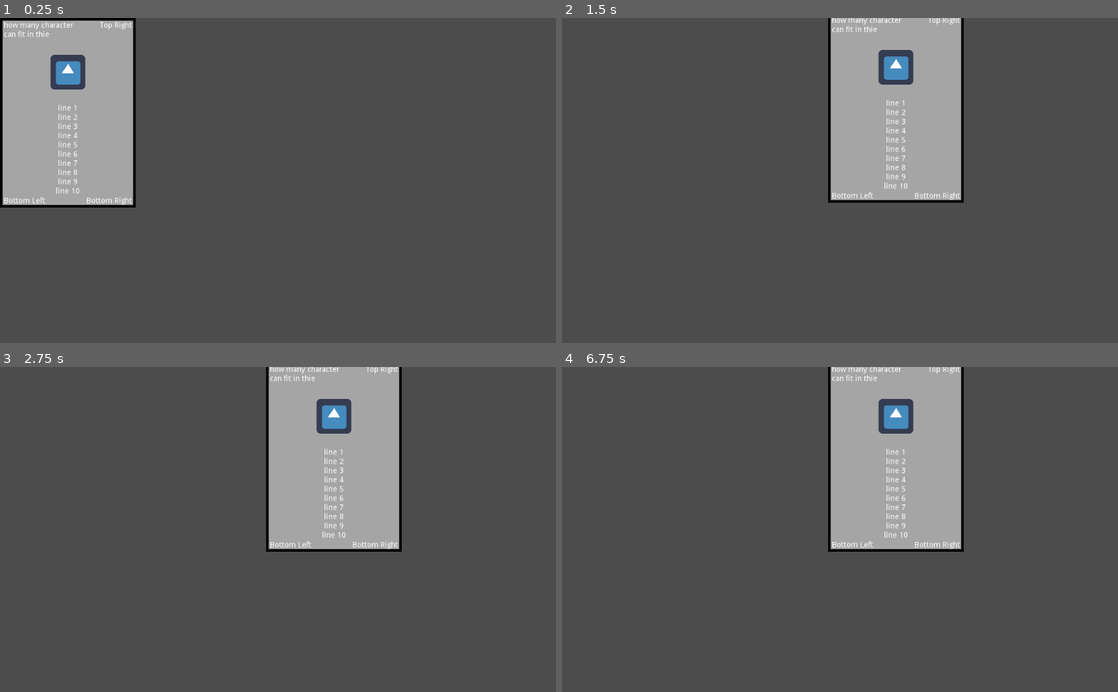
Above: before the commit, frames 1-4 (two rows, left to right).
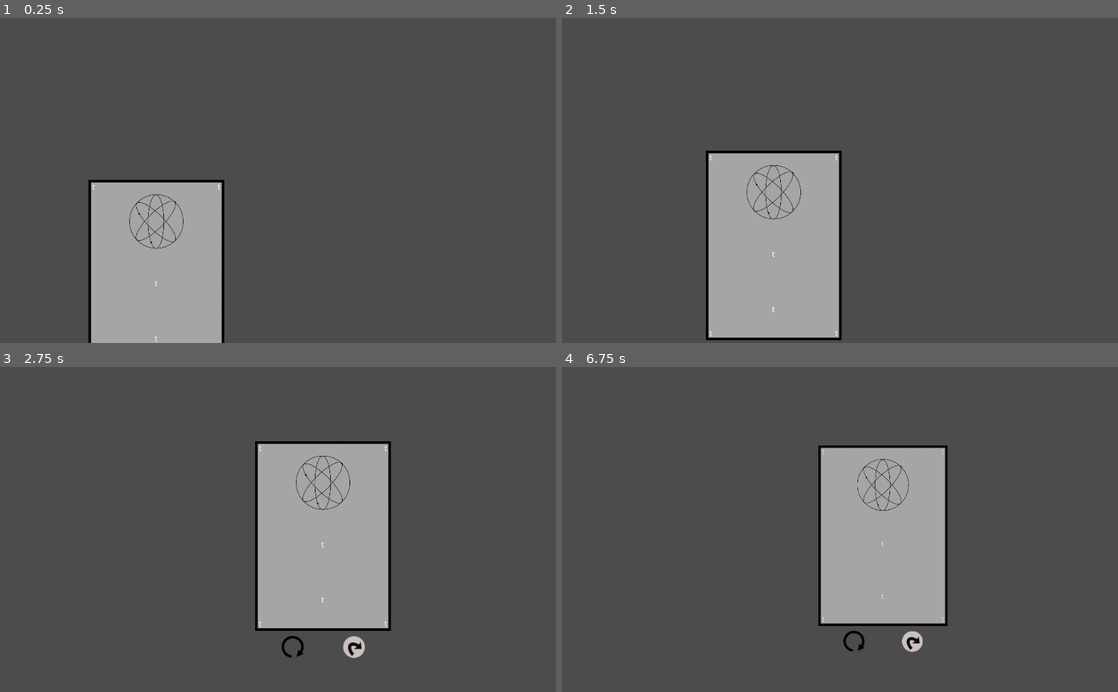
Above: after the commit, the same moments.

Repository: marshallcouch/jackbox_style_game
Game: Godot game, scene res://Board.tscn
The game is run twice, just before and just after one commit, with the same random seed, the same clock (stepped at 60 frames per second) and the same inputs. Before the commit the project starts from res://cards/CardBase.tscn. The engine's default icon, where the game draws it, is replaced by a stand-in: a white triangle on a blue panel in a dark square.
Inputs (mouse positions are in pixels of both pictures, inside the frame that each line leads up to):
- Up to frame 1 (0.25 s): no input
- Up to frame 2 (1.5 s): tap Enter at 0.5 s; drag from (628, 115) to (895, 109) at 0.52 s; tap Space at 1.25 s; drag from (728, 196) to (895, 109) at 1.27 s
- Up to frame 3 (2.75 s): tap Enter at 2 s; move the mouse to (333, 458) at 2.02 s; press the mouse at (333, 458) at 2.03 s; tap Middle mouse button (ui_middle_mouse, bound only after the … at 2.3 s
- Up to frame 4 (6.75 s): release the mouse at (895, 458) at 2.75 s; tap Space at 2.75, 4.25 s; drag from (812, 594) to (673, 480) at 2.77 s; tap Enter at 3.5 s; move the mouse to (1006, 578) at 3.52 s; hold Mouse wheel down (ui_scroll_down) 3.53-4.25 s; click (1006, 578) at 3.67 s; tap Mouse wheel up (ui_scroll_up) at 3.8 s; drag from (673, 480) to (895, 458) at 4.27 s; move the mouse to (867, 529) at 5.02 s; press the mouse at (867, 529) at 5.03 s; tap Middle mouse button (ui_middle_mouse, bound only after the … at 5.3 s; release the mouse at (867, 529) at 5.75 s; drag from (756, 448) to (728, 545) at 5.77 s; move the mouse to (962, 513) at 6.52 s; hold Mouse wheel down (ui_scroll_down) from 6.53 s (still down); click (962, 513) at 6.67 s

The runs differ from the first frame. In frame 1, 25% of the frame differs, in the area x 0-41%, y 0-100%; in frame 2, 27%, in the area x 25-73%, y 0-100%; in frame 3, 14%; in frame 4, 14%.

Commit message:
tapping and flipping cards.  also got images loading properly with some scaling stuff

Diff:
--- a/card_game/Board.tscn
+++ b/card_game/Board.tscn
@@ -7,7 +7,9 @@
 [node name="Board" type="Node2D"]
 script = ExtResource( 1 )
 
+[node name="Camera2D" type="Camera2D" parent="."]
+offset = Vector2( 350, 0 )
+current = true
+script = ExtResource( 3 )
+
 [node name="CardBase" parent="." instance=ExtResource( 2 )]
-
-[node name="Camera2D" type="Camera2D" parent="."]
-script = ExtResource( 3 )
--- a/card_game/Camera2D.gd
+++ b/card_game/Camera2D.gd
@@ -1,29 +1,36 @@
 extends Camera2D
 
+var zoom_min = Vector2(.1,.1)
+var zoom_max = Vector2(2,2)
+var zoom_speed = Vector2(.05, .05)
+var previous_mouse_position = Vector2()
+var is_dragging = false
+var over_something = false
 
-# Declare member variables here. Examples:
-# var a: int = 2
-# var b: String = "text"
+func _input(event):
+	#handle dragging
+	if is_dragging and event is InputEventMouseMotion:
+		offset -= (event.position - previous_mouse_position) * zoom
+		previous_mouse_position = event.position
 
-
-# Called when the node enters the scene tree for the first time.
-
-var zoom_min = Vector2(.2,.2)
-var zoom_max = Vector2(2,2)
-var zoom_speed = Vector2(.2, .2)
-func _input(event):
-	print(event)
-	if event is not InputEventMouseButton:
+	if not event is InputEventMouseButton:
 		return
 	if not event.is_pressed():
+
+		#End dragging
+		if event.is_action_released("ui_middle_mouse"):
+			previous_mouse_position = event.position
+			is_dragging = false
 		return
-	if event.button_index == BUTTON_WHEEL_UP
-		zoom < zoom_max:
-			zoom = zoom-zoom_speed
-	elif event.button_index == BUTTON_WHEEL_DOWN
-		zoom > zoom_min:
-			zoom = zoom-zoom_speed
 
-# Called every frame. 'delta' is the elapsed time since the previous frame.
-#func _process(delta: float) -> void:
-#	pass
+	if event.is_action_pressed("ui_scroll_down"):
+		if zoom < zoom_max:
+			zoom += zoom_speed
+	elif event.is_action_pressed("ui_scroll_up"):
+		if zoom > zoom_min:
+			zoom -= zoom_speed
+
+	#start dragging
+	elif event.is_action_pressed("ui_middle_mouse"):
+		is_dragging = true
+		previous_mouse_position = event.position
--- a/card_game/cards/CardBase.gd
+++ b/card_game/cards/CardBase.gd
@@ -4,20 +4,23 @@
 # Declare member variables here. Examples:
 # var a: int = 2
 # var b: String = "text"
-var TopLeft: String = ""
-var TopRight: String = ""
-var Middle: String = ""
-var BottomRight: String = ""
-var BottomLeft: String = ""
+
 
 
 # Called when the node enters the scene tree for the first time.
 func _ready() -> void:
-	pass # Replace with function body.
-
-
-
-
-# Called every frame. 'delta' is the elapsed time since the previous frame.
-#func _process(delta: float) -> void:
-#	pass
+	$top_left_label.text = "t"
+	$top_right_label.text = "t"
+	$middle_label.text = "t\n\n\n\n\n\nt"
+	$bottom_left_label.text = "t"
+	$bottom_right_label.text = "t"
+	$card_image.texture = load("res://assets/cards/energy.png")
+	if $card_image.texture.get_height() > $card_image.texture.get_width():
+		$card_image.scale *= 100.0/$card_image.texture.get_height()
+	else:
+		$card_image.scale *= 100.0/$card_image.texture.get_width()
+	$card_image.offset.x = 125/$card_image.scale.x
+	$card_image.offset.y = ($card_image.texture.get_height()*$card_image.scale.y)+180
+	$card_image.centered = true
+	print($card_image.texture.get_height())
+	print($card_image.texture.get_width())
--- a/card_game/cards/CardBase.tscn
+++ b/card_game/cards/CardBase.tscn
@@ -1,22 +1,53 @@
-[gd_scene load_steps=6 format=2]
+[gd_scene load_steps=12 format=2]
 
 [ext_resource path="res://cards/CardBase.gd" type="Script" id=1]
-[ext_resource path="res://icon.png" type="Texture" id=2]
+[ext_resource path="res://assets/cards/energy.png" type="Texture" id=2]
 [ext_resource path="res://assets/cards/blankcard.png" type="Texture" id=3]
 [ext_resource path="res://cards/Draggable.gd" type="Script" id=4]
+[ext_resource path="res://assets/cards/cardback.png" type="Texture" id=5]
+[ext_resource path="res://assets/cards/flip.png" type="Texture" id=6]
+[ext_resource path="res://assets/cards/tap.png" type="Texture" id=7]
 
 [sub_resource type="RectangleShape2D" id=1]
 extents = Vector2( 125, 175 )
 
-[node name="Draggable" type="Area2D"]
+[sub_resource type="RectangleShape2D" id=2]
+extents = Vector2( 30, 30 )
+
+[sub_resource type="RectangleShape2D" id=3]
+extents = Vector2( 30, 30 )
+
+[sub_resource type="Theme" id=4]
+
+[node name="draggable_card" type="Area2D"]
+position = Vector2( 1, -1 )
 script = ExtResource( 4 )
 
-[node name="CollisionShape" type="CollisionShape2D" parent="."]
+[node name="card_collision_box" type="CollisionShape2D" parent="."]
 modulate = Color( 0.513726, 0.564706, 0.705882, 1 )
-position = Vector2( 124, 177 )
+position = Vector2( 125, 175 )
 shape = SubResource( 1 )
 
-[node name="CardBase" type="Container" parent="."]
+[node name="tap_box" type="CollisionShape2D" parent="."]
+position = Vector2( 183, 380 )
+shape = SubResource( 2 )
+
+[node name="tap_box_sprite" type="Sprite" parent="tap_box"]
+position = Vector2( -0.999985, 3.05176e-05 )
+scale = Vector2( 0.571429, 0.571429 )
+texture = ExtResource( 7 )
+
+[node name="flip_box" type="CollisionShape2D" parent="."]
+position = Vector2( 67, 380 )
+rotation = 1.5708
+shape = SubResource( 3 )
+
+[node name="Flip" type="Sprite" parent="flip_box"]
+position = Vector2( -0.453125, -1.97311 )
+scale = Vector2( 0.15643, 0.15643 )
+texture = ExtResource( 6 )
+
+[node name="card_base" type="Container" parent="."]
 show_behind_parent = true
 margin_right = 250.0
 margin_bottom = 350.0
@@ -24,23 +55,31 @@
 mouse_filter = 2
 script = ExtResource( 1 )
 
-[node name="CardBackground" type="Sprite" parent="CardBase"]
+[node name="card_background" type="Sprite" parent="card_base"]
 texture = ExtResource( 3 )
 offset = Vector2( 125, 175 )
 
-[node name="TopLeft" type="Label" parent="CardBase"]
+[node name="card_image" type="Sprite" parent="card_base"]
+modulate = Color( 0, 0, 0, 1 )
+self_modulate = Color( 0, 0, 0, 1 )
+texture = ExtResource( 2 )
+offset = Vector2( 125, 40 )
+
+[node name="top_left_label" type="Label" parent="card_base"]
 margin_left = 7.0
 margin_top = 7.0
 margin_right = 157.0
 margin_bottom = 38.0
+theme = SubResource( 4 )
 text = "how many character can fit in thie"
 autowrap = true
 
-[node name="Middle" type="Label" parent="CardBase"]
+[node name="middle_label" type="Label" parent="card_base"]
 margin_left = 5.0
 margin_top = 160.0
 margin_right = 245.0
 margin_bottom = 327.0
+theme = SubResource( 4 )
 text = "line 1
 line 2
 line 3
@@ -58,32 +97,36 @@
 clip_text = true
 max_lines_visible = 10
 
-[node name="TopRight" type="Label" parent="CardBase"]
+[node name="top_right_label" type="Label" parent="card_base"]
 margin_left = 143.0
 margin_top = 7.0
 margin_right = 243.0
 margin_bottom = 21.0
+theme = SubResource( 4 )
 text = "Top Right"
 align = 2
 max_lines_visible = 2
 
-[node name="BottomLeft" type="Label" parent="CardBase"]
+[node name="bottom_left_label" type="Label" parent="card_base"]
 margin_left = 7.0
 margin_top = 331.0
 margin_right = 83.0
 margin_bottom = 345.0
+theme = SubResource( 4 )
 text = "Bottom Left"
 
-[node name="BottomRight" type="Label" parent="CardBase"]
+[node name="bottom_right_label" type="Label" parent="card_base"]
 margin_left = 143.0
 margin_top = 331.0
 margin_right = 243.0
 margin_bottom = 345.0
+theme = SubResource( 4 )
 text = "Bottom Right"
 align = 2
 
-[node name="Image" type="Sprite" parent="CardBase"]
-texture = ExtResource( 2 )
-offset = Vector2( 125, 100 )
+[node name="card_back_sprite" type="Sprite" parent="card_base"]
+visible = false
+position = Vector2( 123, 176 )
+texture = ExtResource( 5 )
 
 [connection signal="input_event" from="." to="." method="_on_Draggable_input_event"]
--- a/card_game/cards/Draggable.gd
+++ b/card_game/cards/Draggable.gd
@@ -12,11 +12,31 @@
 	pass # Replace with function body.
 
 func _on_Draggable_input_event(viewport, event, shape_idx):
-	if event.is_action_pressed("ui_touch"):
-		print(event)
+	if not event.is_action_pressed("ui_touch"):
+		return
+	print(shape_idx)
+
+	#shape ID 0 means drag, they clicked the card
+	if shape_idx == 0:
+		print("draggable:" + event.to_string())
 		get_tree().set_input_as_handled()
 		previous_mouse_position = event.position
 		is_dragging = true
+
+	#shape ID 1 means tap
+	elif shape_idx == 1:
+		print("tap event: " + event.to_string())
+		if $card_base.get_rotation() == 0:
+			$card_base.set_rotation(1.57)
+		else:
+			$card_base.set_rotation(0)
+
+	elif shape_idx == 2:
+		print("flip event: " + event.to_string())
+		if $card_base/card_back_sprite.visible:
+			$card_base/card_back_sprite.visible = false
+		else:
+			$card_base/card_back_sprite.visible = true
 
 
 func _input(event):
@@ -28,7 +48,7 @@
 		is_dragging = false
 
 	if is_dragging and event is InputEventMouseMotion:
-		position += event.position - previous_mouse_position
+		position += (event.position - previous_mouse_position) # * get_tree().get_root().find_node("Camera2D").
 		previous_mouse_position = event.position
 
 # Called every frame. 'delta' is the elapsed time since the previous frame.
--- a/card_game/project.godot
+++ b/card_game/project.godot
@@ -21,7 +21,7 @@
 [application]
 
 config/name="card_game"
-run/main_scene="res://cards/CardBase.tscn"
+run/main_scene="res://Board.tscn"
 config/icon="res://icon.png"
 
 [gui]
@@ -45,6 +45,11 @@
 "events": [ Object(InputEventMouseButton,"resource_local_to_scene":false,"resource_name":"","device":0,"alt":false,"shi …(212 unchanged characters)…
  ]
 }
+ui_middle_mouse={
+"deadzone": 0.5,
+"events": [ Object(InputEventMouseButton,"resource_local_to_scene":false,"resource_name":"","device":-1,"alt":false,"shift":false,"control":false,"meta":false,"command":false,"button_mask":0,"position":Vector2( 0, 0 ),"global_position":Vector2( 0, 0 ),"factor":1.0,"button_index":3,"pressed":false,"doubleclick":false,"script":null)
+ ]
+}
 
 [physics]
 
Binary file added: card_game/assets/cards/action.png
Not shown, added: card_game/assets/cards/action.png.import
Binary file added: card_game/assets/cards/creature.png
Not shown, added: card_game/assets/cards/creature.png.import
Binary file added: card_game/assets/cards/defense.png
Not shown, added: card_game/assets/cards/defense.png.import
Binary file added: card_game/assets/cards/energy.png
Not shown, added: card_game/assets/cards/energy.png.import
Binary file added: card_game/assets/cards/flip.png
Not shown, added: card_game/assets/cards/flip.png.import
Binary file added: card_game/assets/cards/tap.png
Not shown, added: card_game/assets/cards/tap.png.import
